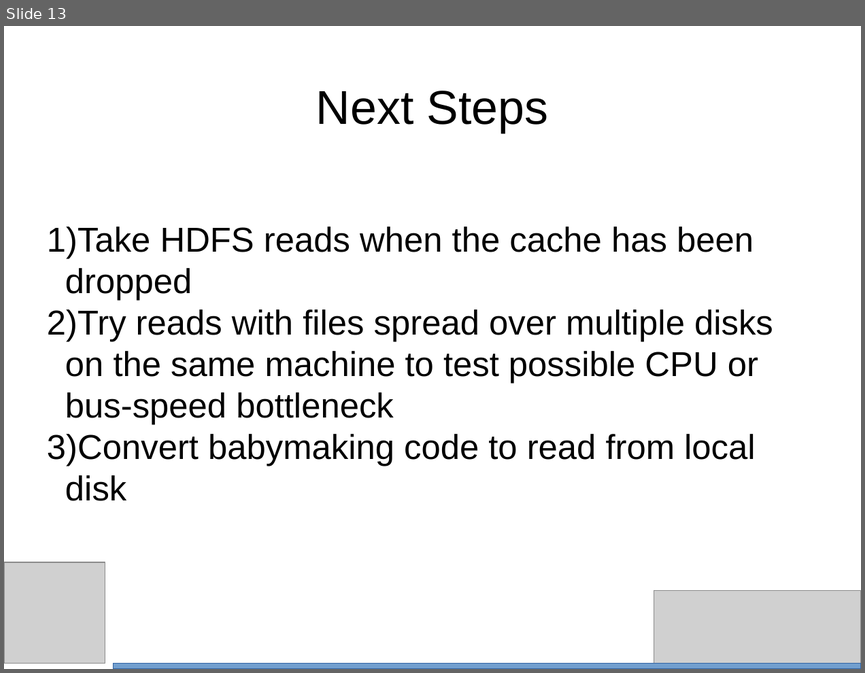
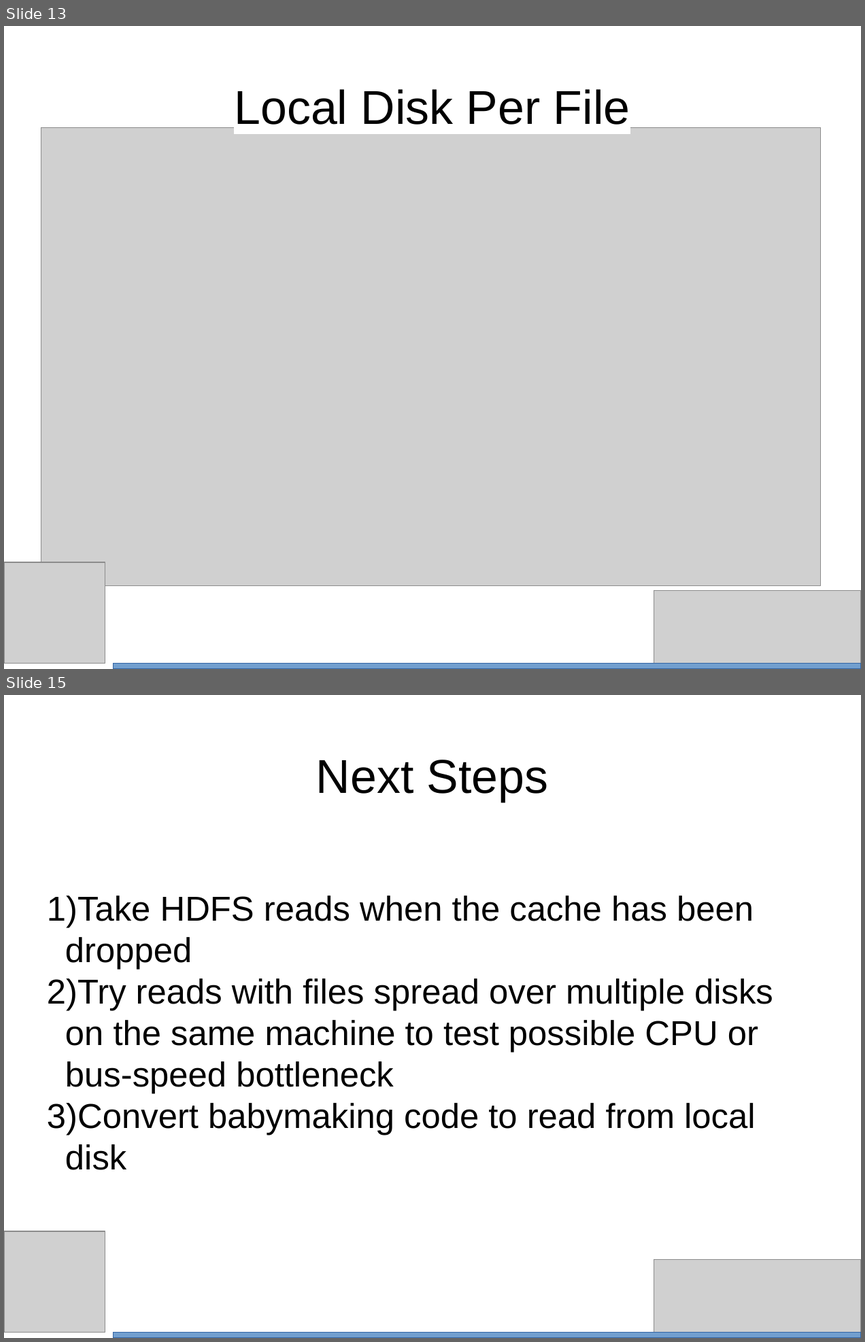
Before and after one commit to bth5032/CMS, a slide deck: Summer_2015/IOHeavyCI/Results/Powerpoint/performance.odp. Shown one above the other, each under a label of ours: slide 13 before the commit, slides 13 and 15 after it; the slides between them are not shown. The pictures are 865x673 and 865x1342 pixels, drawn with LibreOffice and Linux fonts; fonts in the diff are those of the drawing; grey boxes stand for pictures. Boxes give left, top, right and bottom in pixels: in the first picture for what was removed or moved away, otherwise in the second. Text is boxed around its words. In the diff, an @@ line names an element or a change of style, - is before the commit and + after.

```diff
--- a/Summer_2015/IOHeavyCI/Results/Powerpoint/performance.odp
+++ b/Summer_2015/IOHeavyCI/Results/Powerpoint/performance.odp
@@ slide 13 added at (4,26,861,669), background #FFFFFF @@
@@ title added at (234,89,630,125), 44 pt, text #000000 @@
+Local Disk Per File
@@ picture added at (41,127,821,586) @@
@@ picture added at (4,563,105,664) @@
@@ picture added at (653,590,861,669) @@
@@ rectangle added at (113,664,861,669), fill #729FCF, outline #3465A4 0 pt @@
@@ what was slide 13 is now slide 15 @@
```
Also in this commit, not shown: 5 slides changed, 1 other slide added, 4 other files.
